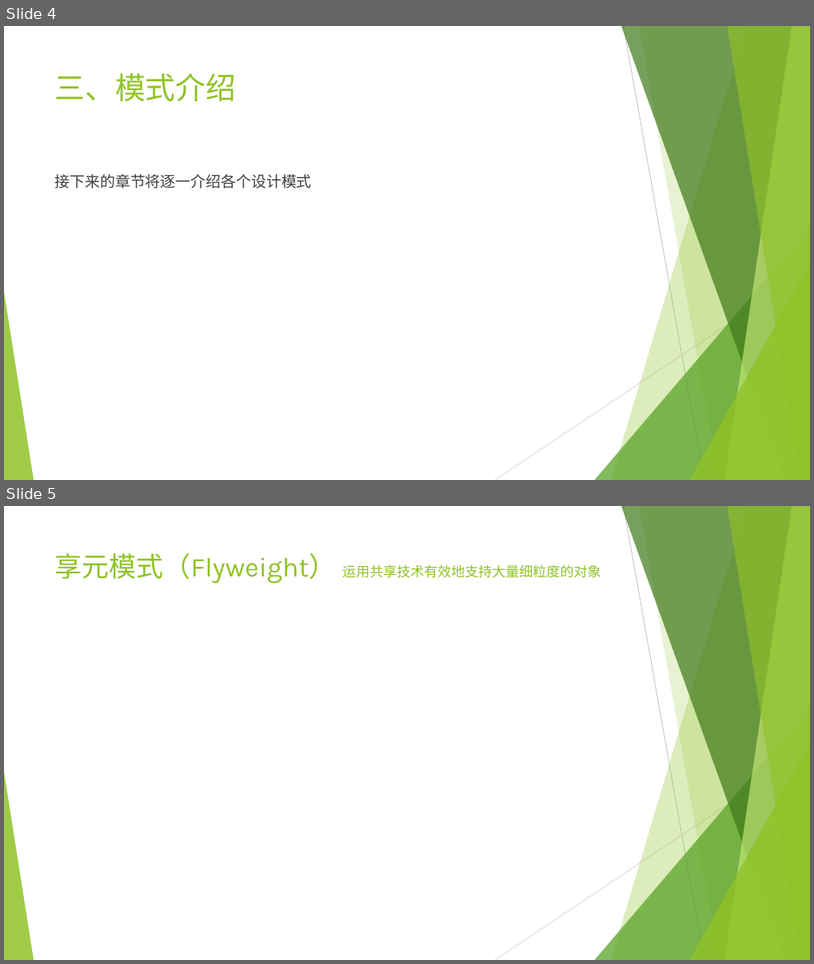
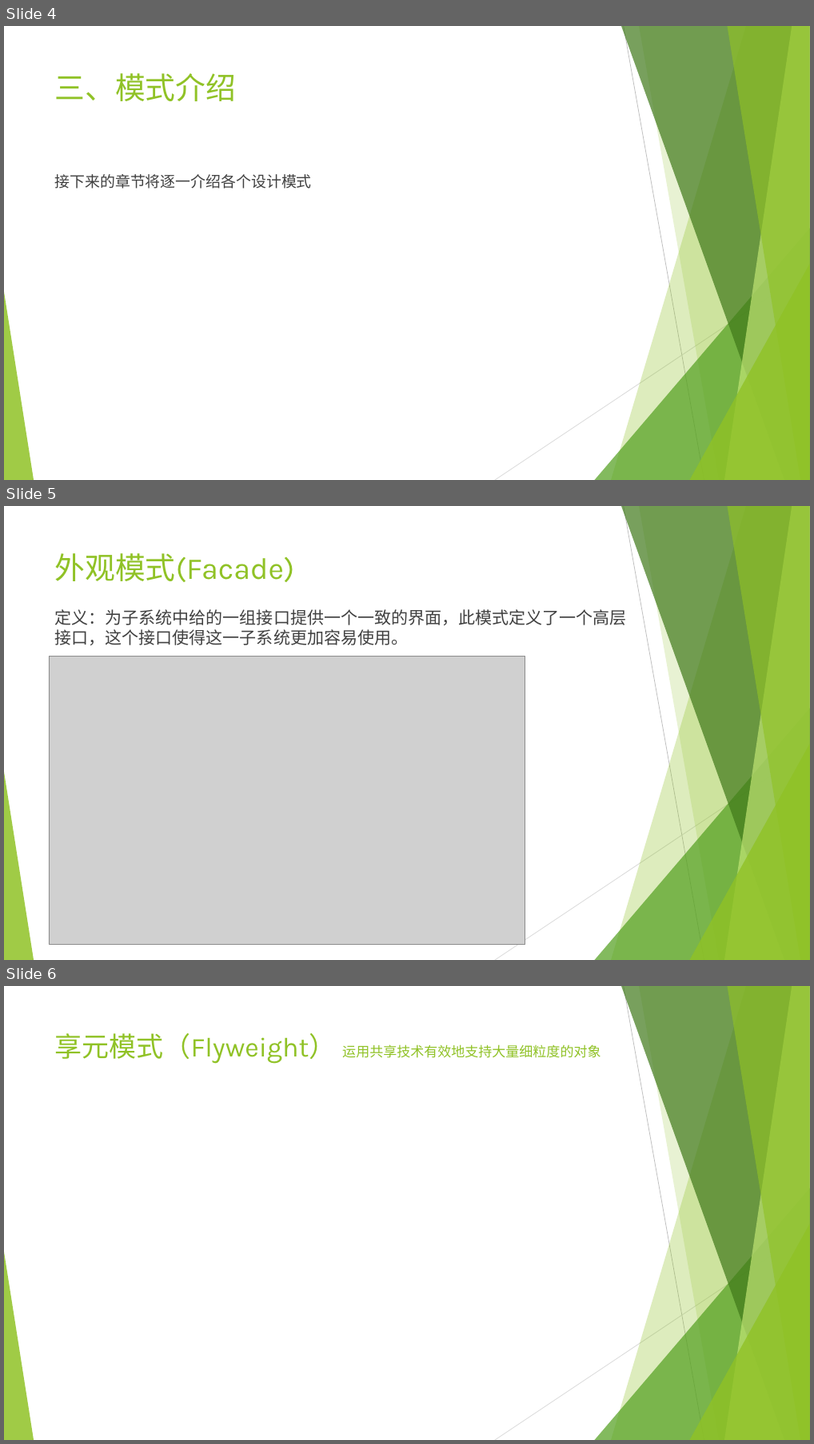
Before and after one commit to ZhengAu/DesignPatterns, a slide deck: Design Pattern.pptx. Shown one above the other, each under a label of ours: slides 4 and 5 before the commit, slides 4, 5 and 6 after it. The pictures are 814x964 and 814x1444 pixels, drawn with LibreOffice and Linux fonts; fonts in the diff are those of the drawing; grey boxes stand for pictures. Boxes give left, top, right and bottom in pixels: in the first picture for what was removed or moved away, otherwise in the second. Text is boxed around its words. In the diff, an @@ line names an element or a change of style, - is before the commit and + after.

Commit message:
facade desc

```diff
--- a/Design Pattern.pptx
+++ b/Design Pattern.pptx
@@ slide 5 added at bbox=[4, 506, 810, 960], background #FFFFFF; not listed: 10 template elements that a slide beside it also shows @@
@@ title added at bbox=[55, 553, 295, 582], 36 pt, text #90C226 @@
+外观模式(Facade)
@@ text added at bbox=[55, 609, 627, 645], 20 pt, text #404040 @@
+定义：为子系统中给的一组接口提供一个一致的界面，此模式定义了一个高层接口，这个接口使得这一子系统更加容易使用。
@@ picture added at bbox=[49, 656, 526, 944] @@
@@ what was slide 5 is now slide 6 @@
```
